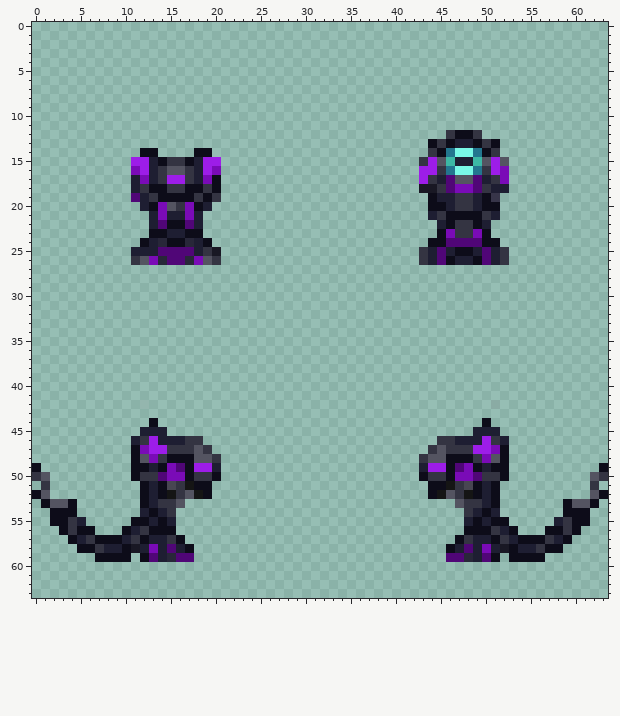
Edited in one commit: pixel-art sprite (Resources/Textures/_Goobstation/Clothing/OuterClothing/Modsuits/researchdirector.rsi/equipped-OUTERCLOTHING-resomi.png). The picture above was drawn from the file before the commit.
The file is 64x64 pixels. Pixels under 10% opacity are left out. Colours within 5 levels of each other are drawn and written as one.
Once edited:
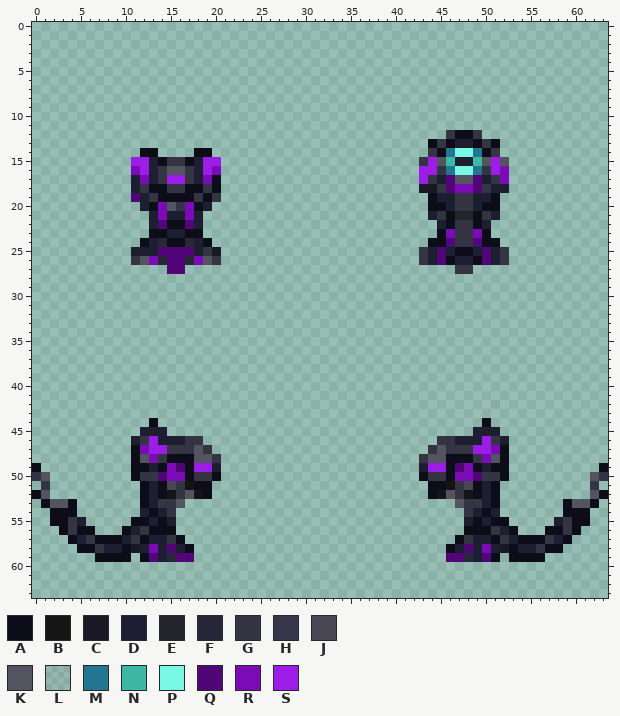
Palette (. is transparent): A #0d0c19  B #151515  C #191824  D #1e1e32  E #24242d  F #282739  G #343442  H #373549  J #484652  K #545461  L #87808722  M #23768f  N #3cb8a5  P #79f8e6  Q #500677  R #7a0bb7  S #9d1de8
Difference:
Colour A replaces colour H in row 19 at x 51.
Colour D replaces colour A in row 19 at x 50.
Colour E replaces colour A in row 21 at x 47 to 48.
Colour G is added in row 27 at x 47 to 48.
Colour G replaces colour Q in row 24 at x 47 to 48.
Colour Q is added in row 27 at x 15 to 16.
Where, in picture pixels (left, top, right, bottom), the same in both pictures:
changed: (455, 193, 500, 274)
added: (167, 265, 185, 274)
